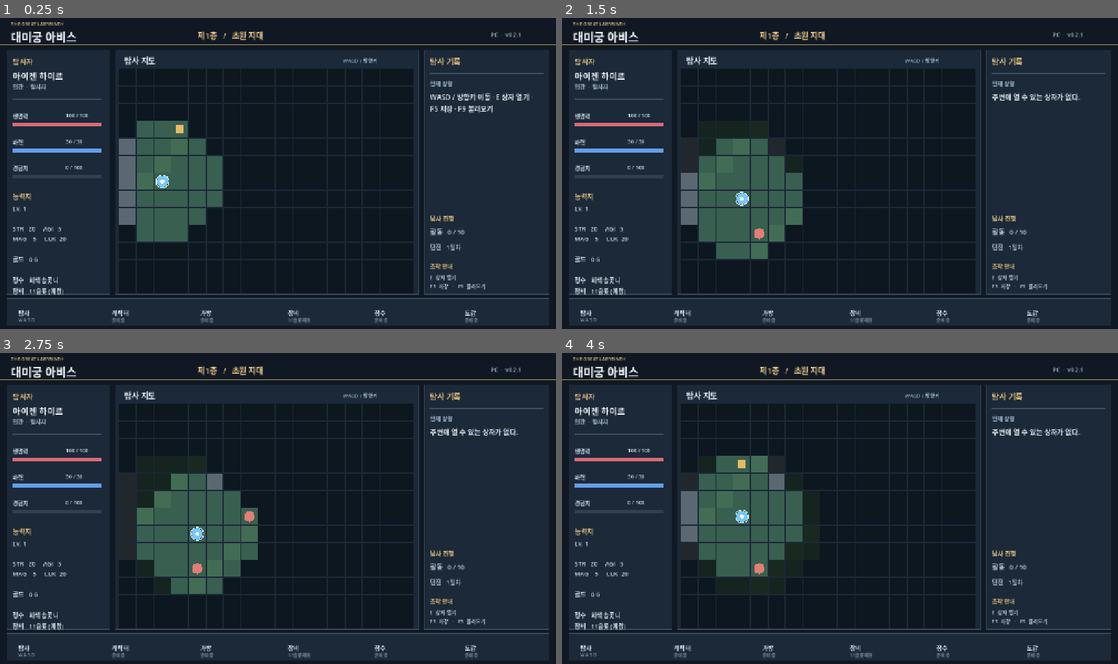
Above: before the commit, frames 1-4 (two rows, left to right).
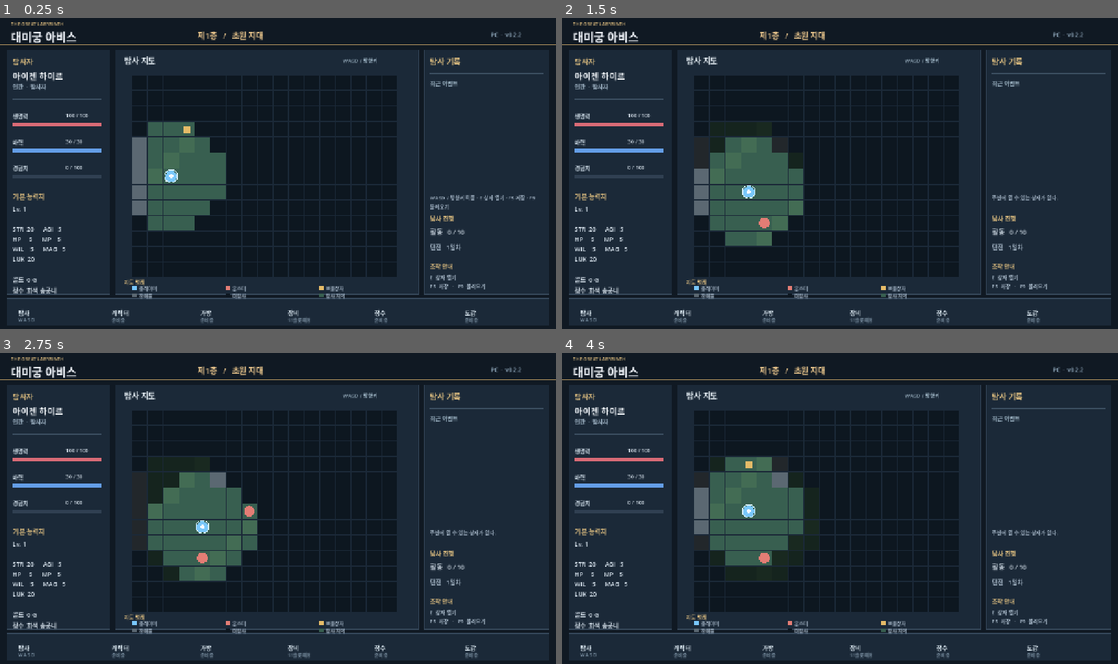
Above: after the commit, the same moments.

Repository: anjunhui007-dev/Abyss_v0_1
Game: Godot game, scene res://scenes/main.tscn
Two runs of this game, one before a commit and one after it. Both use one fixed random seed, a clock stepped at 60 frames per second and the inputs below.
Inputs:
- Up to frame 1 (0.25 s): no input
- Up to frame 2 (1.5 s): tap Enter at 0.5 s; hold D 0.53-1.28 s; tap E at 0.6, 1.35 s; tap Space at 1.25 s; hold S from 1.28 s (still down)
- Up to frame 3 (2.75 s): tap Enter at 2 s; release S at 2.03 s; hold D from 2.03 s (still down); tap E at 2.1 s
- Up to frame 4 (4 s): tap Space at 2.75 s; release D at 2.78 s; hold W 2.78-3.53 s; tap E at 2.85, 3.6 s; tap Enter at 3.5 s; hold A from 3.53 s (still down)

The runs differ from the first frame. In frame 1, 4.5% of the frame differs, in the area x 2-97%, y 4-91%; in frame 2, 4.4%; in frame 3, 4.2%; in frame 4, 4.5%.

Commit message:
Refine Abyss HUD stats and colored reward log; add left-aligned two-row map legend

Diff:
--- a/scripts/main.gd
+++ b/scripts/main.gd
@@ -2,8 +2,8 @@
 
 const W := 17
 const H := 13
-const CELL := 40
-const ORIGIN := Vector2(275, 121)
+const CELL := 36
+const ORIGIN := Vector2(305, 135)
 const SAVE_PATH := "user://abyss_save.json"
 const DIRS := [Vector2i.UP, Vector2i.DOWN, Vector2i.LEFT, Vector2i.RIGHT]
 
@@ -40,6 +40,8 @@
 var xp_value: Label
 var activity_value: Label
 var day_value: Label
+var reward_label: RichTextLabel
+var history: Array[Dictionary] = []
 
 func _ready() -> void:
 	_build_ui()
@@ -57,7 +59,7 @@
 	return label
 
 func _make_card_button(title_text: String, x: float, shortcut: String) -> void:
-	var item := _make_label(title_text, Vector2(x, 672), 14, Color("d6e3ec"))
+	_make_label(title_text, Vector2(x, 672), 14, Color("d6e3ec"))
 	_make_label(shortcut, Vector2(x, 692), 10, Color("8096a8"))
 
 func _build_ui() -> void:
@@ -69,7 +71,7 @@
 	_make_label("THE GREAT LABYRINTH", Vector2(25, 9), 11, Color("d7b77b"))
 	_make_label("대미궁 아비스", Vector2(25, 26), 26, Color("f0f4fa"))
 	_make_label("제1층   /   초원 지대", Vector2(455, 30), 18, Color("e5c28a"))
-	_make_label("PC  ·  v0.2.1", Vector2(1130, 33), 13, Color("91a9bd"))
+	_make_label("PC  ·  v0.2.2", Vector2(1130, 33), 13, Color("91a9bd"))
 	_make_label("탐사자", Vector2(29, 90), 17, Color("d9ba7e"))
 	_make_label("아이젠 하이르", Vector2(29, 121), 20, Color("f1f5f9"))
 	_make_label("인간  ·  탐사자", Vector2(29, 151), 13, Color("9fb3c4"))
@@ -79,15 +81,25 @@
 	hp_value = _make_label("", Vector2(151, 219), 12)
 	mp_value = _make_label("", Vector2(151, 279), 12)
 	xp_value = _make_label("", Vector2(151, 339), 12)
-	_make_label("능력치", Vector2(29, 403), 15, Color("d9ba7e"))
-	status_label = _make_label("", Vector2(29, 433), 14)
+	_make_label("기본 능력치", Vector2(29, 403), 15, Color("d9ba7e"))
+	status_label = _make_label("", Vector2(29, 434), 14)
 	_make_label("탐사 지도", Vector2(286, 88), 18, Color("e4edf3"))
 	_make_label("WASD / 방향키", Vector2(790, 92), 12, Color("9fb6c6"))
 	_make_label("탐사 기록", Vector2(989, 90), 18, Color("d9ba7e"))
-	_make_label("현재 상황", Vector2(990, 143), 13, Color("9fb6c6"))
-	log_label = _make_label("", Vector2(990, 173), 16, Color("e3eaf0"))
+	_make_label("최근 이벤트", Vector2(990, 143), 13, Color("9fb6c6"))
+	reward_label = RichTextLabel.new()
+	reward_label.position = Vector2(990, 173)
+	reward_label.size = Vector2(250, 240)
+	reward_label.bbcode_enabled = true
+	reward_label.scroll_active = false
+	reward_label.add_theme_font_size_override("normal_font_size", 14)
+	add_child(reward_label)
+	log_label = _make_label("", Vector2(990, 408), 12, Color("a5b6c7"))
+	log_label.size = Vector2(250, 28)
 	log_label.autowrap_mode = TextServer.AUTOWRAP_WORD_SMART
-	log_label.size = Vector2(250, 240)
+	_make_label("지도 범례", Vector2(286, 603), 12, Color("d9ba7e"))
+	for legend in [["플레이어", 320, 618], ["몬스터", 535, 618], ["보물상자", 750, 618], ["장애물", 320, 635], ["미탐사", 535, 635], ["탐사 지역", 750, 635]]:
+		_make_label(str(legend[0]), Vector2(float(legend[1]), float(legend[2])), 11, Color("a5b6c7"))
 	_make_label("탐사 진행", Vector2(990, 454), 14, Color("d9ba7e"))
 	activity_value = _make_label("", Vector2(990, 484), 15)
 	day_value = _make_label("", Vector2(990, 520), 14, Color("aebfcf"))
@@ -130,6 +142,11 @@
 		actions.add_child(btn)
 		buttons.append(btn)
 
+func _record_event(title_text: String, gained_gold: int = 0, gained_exp: int = 0) -> void:
+	history.push_front({"title": title_text, "gold": gained_gold, "exp": gained_exp})
+	if history.size() > 6:
+		history.resize(6)
+
 func _generate_map() -> void:
 	walls.clear()
 	monsters.clear()
@@ -199,6 +216,7 @@
 			gold += 35
 			activity += 1
 			message = "낡은 상자를 열었다! 35G 획득."
+			_record_event("낡은 상자 개봉", 35)
 			_check_camp()
 			_refresh()
 			return
@@ -215,6 +233,7 @@
 	ap = 2.0
 	guard = false
 	combat_log = [enemy_name + "와 조우했다!"]
+	_record_event(enemy_name + " 발견")
 	battle_panel.visible = true
 	_refresh()
 
@@ -283,6 +302,7 @@
 	gold += 15
 	activity += 1
 	message = "%s 처치! EXP +%d, 골드 +15G" % [enemy_name, enemy_exp]
+	_record_event(enemy_name + " 처치", 15, enemy_exp)
 	if exp_points >= level * 100:
 		exp_points -= level * 100
 		level += 1
@@ -306,8 +326,20 @@
 	hp_value.text = "%d / %d" % [hp, max_hp]
 	mp_value.text = "%d / 30" % mp
 	xp_value.text = "%d / %d" % [exp_points, level * 100]
-	status_label.text = "Lv. %d\n\nSTR   20     AGI   5\nMAG    5     LUK  20\n\n골드   %d G\n\n정수   회색 송곳니\n장비   11슬롯 (예정)" % [level, gold]
+	status_label.text = "Lv. %d\n\nSTR  20      AGI   5\nHP     5      MP    5\nWIL    5      MAG   5\nLUK  20\n\n골드  %d G\n정수  회색 송곳니" % [level, gold]
 	log_label.text = message
+	var entries: Array[String] = []
+	for event_data in history:
+		var line: String = "[color=#eaf0f5]" + str(event_data["title"]) + "[/color]"
+		var reward_parts: Array[String] = []
+		if int(event_data["gold"]) > 0:
+			reward_parts.append("[color=#f1c76d]+%d G[/color]" % int(event_data["gold"]))
+		if int(event_data["exp"]) > 0:
+			reward_parts.append("[color=#85b7ff]+%d EXP[/color]" % int(event_data["exp"]))
+		if not reward_parts.is_empty():
+			line += "\n[font_size=12]" + "    ".join(reward_parts) + "[/font_size]"
+		entries.append(line)
+	reward_label.text = "\n\n".join(entries)
 	activity_value.text = "활동   %d / 10" % activity
 	day_value.text = "던전   %d일차" % day
 	if phase == "battle":
@@ -340,6 +372,11 @@
 	_bar(304, float(mp) / 30.0, Color("649ee8"))
 	_bar(364, float(exp_points) / float(maxi(1, level * 100)), Color("d8b66f"))
 	draw_rect(Rect2(989, 131, 263, 1), Color("3b4e60"))
+	for i in range(6):
+		var sx: float = 305.0 + float(i % 3) * 215.0
+		var sy: float = 621.0 + float(i / 3) * 17.0
+		var tint: Color = [Color("79c7fa"), Color("e37d75"), Color("e5bb68"), Color("5b6872"), Color("0d1720"), Color("385f50")][i]
+		draw_rect(Rect2(sx, sy, 9, 9), tint)
 	draw_rect(Rect2(989, 438, 263, 1), Color("3b4e60"))
 	draw_rect(Rect2(989, 551, 263, 1), Color("3b4e60"))
 	for y in range(H):
@@ -409,5 +446,6 @@
 	day = int(data.day)
 	phase = "explore"
 	battle_panel.visible = false
+	history.clear()
 	message = "저장 데이터 불러오기 완료!"
 	_refresh()
